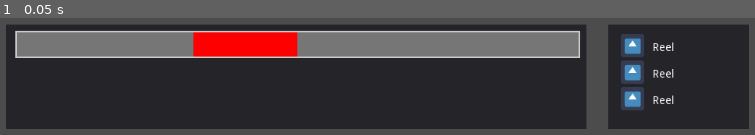
Above: before the commit, frame 1.
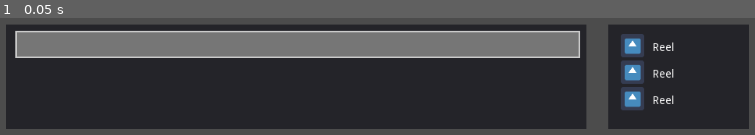
Above: after the commit, the same moment.

Repository: TateKennington/Battle-Fish-Saga
Game: Godot game, scene res://Battle.tscn
Two runs of this game, one before a commit and one after it. Both use one fixed random seed, a clock stepped at 60 frames per second and the inputs below. The engine's default icon, where the game draws it, is replaced by a stand-in: a white triangle on a blue panel in a dark square.
Inputs:
- Up to frame 1 (0.05 s): no input

The runs differ from the first frame. In frame 1, 3.0% of the frame differs, in the area x 25-40%, y 11-34%.

Commit message:
Make tension bar into a component

Diff:
--- a/GUI/BattleGUI.tscn
+++ b/GUI/BattleGUI.tscn
@@ -1,6 +1,6 @@
 [gd_scene load_steps=3 format=2]
 
-[ext_resource path="res://TensionBar.gd" type="Script" id=1]
+[ext_resource path="res://GUI/Components/TensionBar/TensionBar.tscn" type="PackedScene" id=1]
 [ext_resource path="res://icon.png" type="Texture" id=2]
 
 [node name="BattleGUI" type="Control"]
@@ -22,17 +22,7 @@
 "_edit_use_anchors_": false
 }
 
-[node name="TensionBar" type="Control" parent="StatsPanel"]
-anchor_right = 1.0
-margin_left = 12.0
-margin_top = 8.0
-margin_right = -8.0
-margin_bottom = 43.0
-script = ExtResource( 1 )
-__meta__ = {
-"_edit_use_anchors_": false
-}
-value = -37.0
+[node name="TensionBar" parent="StatsPanel" instance=ExtResource( 1 )]
 
 [node name="MovesPanel" type="Panel" parent="."]
 anchor_left = 0.785
@@ -59,25 +49,24 @@
 }
 
 [node name="Label" type="Label" parent="MovesPanel/MoveLabels"]
-margin_top = -1.0
 margin_right = 73.0
-margin_bottom = 29.0
+margin_bottom = 30.0
 rect_min_size = Vector2( 0, 30 )
 text = "Reel"
 valign = 1
 
 [node name="Label2" type="Label" parent="MovesPanel/MoveLabels"]
-margin_top = 33.0
+margin_top = 34.0
 margin_right = 73.0
-margin_bottom = 63.0
+margin_bottom = 64.0
 rect_min_size = Vector2( 0, 30 )
 text = "Reel"
 valign = 1
 
 [node name="Label3" type="Label" parent="MovesPanel/MoveLabels"]
-margin_top = 67.0
+margin_top = 68.0
 margin_right = 73.0
-margin_bottom = 97.0
+margin_bottom = 98.0
 rect_min_size = Vector2( 0, 30 )
 text = "Reel"
 valign = 1
--- /dev/null
+++ b/GUI/Components/TensionBar/TensionBar.tscn
@@ -0,0 +1,14 @@
+[gd_scene load_steps=2 format=2]
+
+[ext_resource path="res://GUI/Components/TensionBar/TensionBar.gd" type="Script" id=1]
+
+[node name="TensionBar" type="Control"]
+anchor_right = 1.0
+margin_left = 12.0
+margin_top = 8.0
+margin_right = -8.0
+margin_bottom = 43.0
+script = ExtResource( 1 )
+__meta__ = {
+"_edit_use_anchors_": false
+}
Renamed: TensionBar.gd -> GUI/Components/TensionBar/TensionBar.gd
